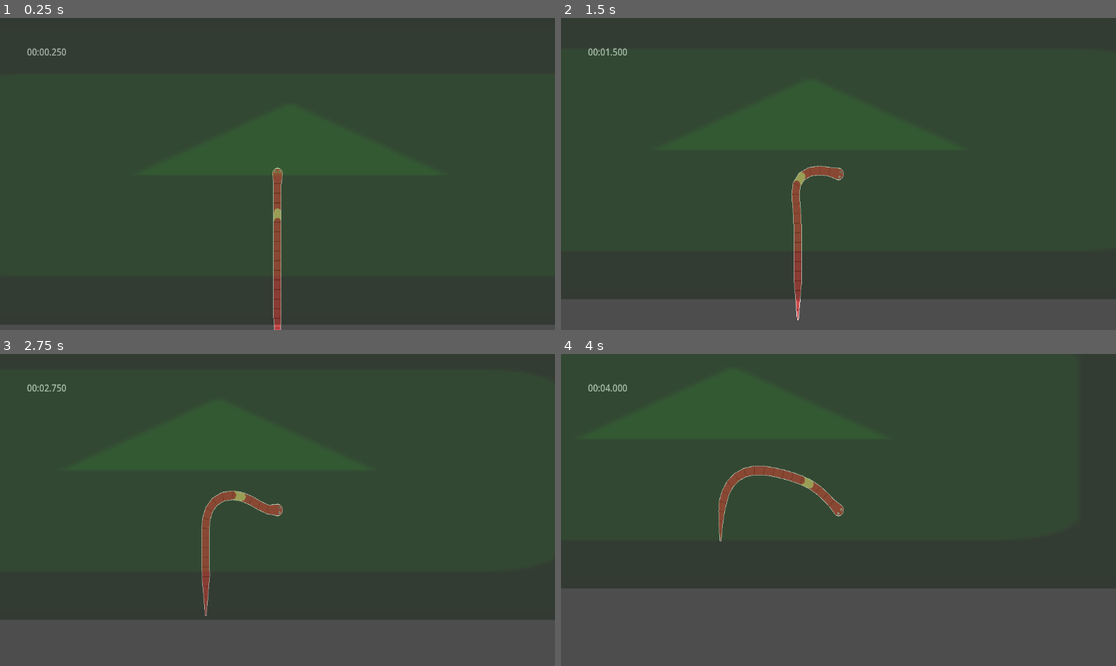
Above: before the commit, frames 1-4 (two rows, left to right).
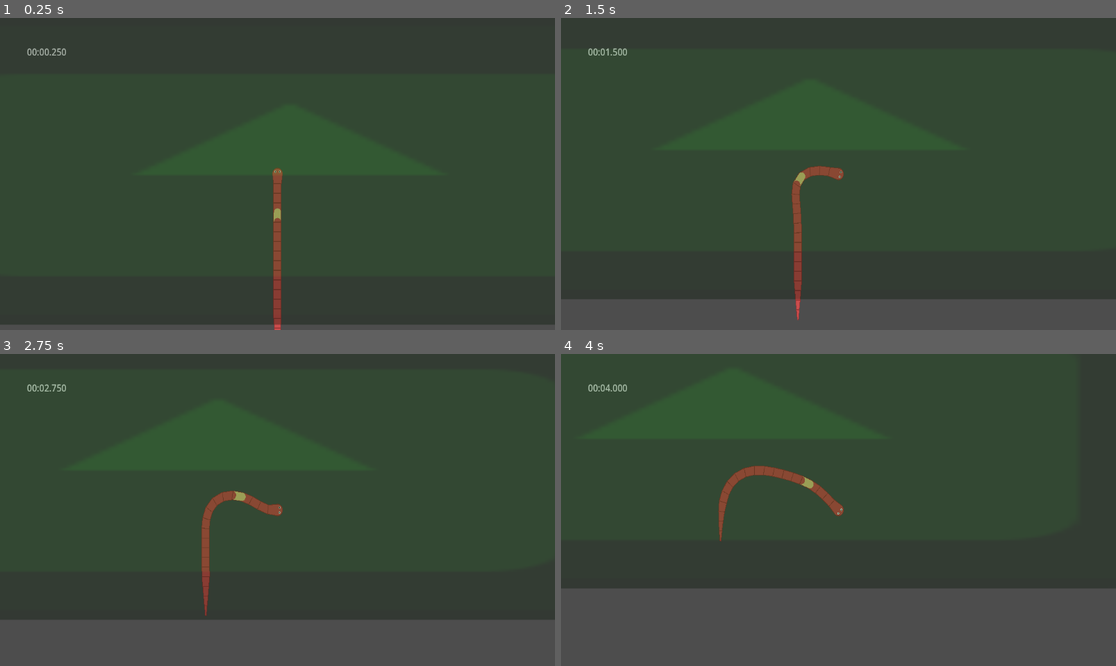
Above: after the commit, the same moments.

Repository: antax02/Mask-Spelet
Game: Godot game, scene res://Scene/main.tscn
Two runs of this game, one before a commit and one after it. Both use one fixed random seed, a clock stepped at 60 frames per second and the inputs below. The engine's default icon, where the game draws it, is replaced by a stand-in: a white triangle on a blue panel in a dark square.
Inputs (mouse positions are in pixels of both pictures, inside the frame that each line leads up to):
- Up to frame 1 (0.25 s): no input
- Up to frame 2 (1.5 s): move the mouse to (960, 158) at 0.52 s; move the mouse to (727, 189) at 1.27 s
- Up to frame 3 (2.75 s): move the mouse to (333, 441) at 2.02 s
- Up to frame 4 (4 s): move the mouse to (810, 572) at 2.77 s; move the mouse to (1005, 556) at 3.52 s

The runs differ from the first frame. In frame 1, 0.1% of the frame differs, in the area x 49-51%, y 47-100%; in frame 2, 0.2%; in frame 3, 0.2%, in the area x 36-51%, y 43-84%; in frame 4, 0.2%.

Commit message:
worm tweeks

Diff:
--- a/Scene/main.tscn
+++ b/Scene/main.tscn
@@ -9,7 +9,7 @@
 
 [node name="Worm" parent="." instance=ExtResource("1_f6udf")]
 position = Vector2(482, 459)
-scale = Vector2(0.5, 0.5743592)
+scale = Vector2(0.5, 0.574359)
 max_speed = 450.0
 
 [node name="Timer" parent="Worm" instance=ExtResource("4_3amdw")]
@@ -22,161 +22,161 @@
 
 [node name="GroundBasic" parent="Ground" instance=ExtResource("2_sblpm")]
 position = Vector2(508, 464)
-scale = Vector2(16.296297, 5.0035853)
+scale = Vector2(16.2963, 5.00359)
 
 [node name="GroundBasic2" parent="Ground" instance=ExtResource("2_sblpm")]
-position = Vector2(772.99994, -156)
-scale = Vector2(1.1202881, 2.8608737)
+position = Vector2(773, -156)
+scale = Vector2(1.12029, 2.86087)
 
 [node name="GroundBasic3" parent="Ground" instance=ExtResource("2_sblpm")]
-position = Vector2(367.00003, -349.00003)
-scale = Vector2(3.1197784, 2.1364853)
+position = Vector2(367, -349)
+scale = Vector2(3.11978, 2.13649)
 
 [node name="GroundBasic4" parent="Ground" instance=ExtResource("2_sblpm")]
-position = Vector2(122.99994, -833)
-rotation = 0.40673026
-scale = Vector2(1.0164595, 5.6585016)
+position = Vector2(123, -833)
+rotation = 0.40673
+scale = Vector2(1.01646, 5.6585)
 
 [node name="GroundBasic5" parent="Ground" instance=ExtResource("2_sblpm")]
-position = Vector2(164.99998, -1619)
-rotation = -0.6438936
-scale = Vector2(1.0164595, 5.6585016)
+position = Vector2(165, -1619)
+rotation = -0.643894
+scale = Vector2(1.01646, 5.6585)
 
 [node name="GroundBasic6" parent="Ground" instance=ExtResource("2_sblpm")]
 position = Vector2(-487, -2143)
-rotation = -0.6438936
-scale = Vector2(1.0164595, 5.6585016)
+rotation = -0.643894
+scale = Vector2(1.01646, 5.6585)
 
 [node name="GroundBasic7" parent="Ground" instance=ExtResource("2_sblpm")]
-position = Vector2(-922.0001, -2878)
-rotation = 0.053460598
-scale = Vector2(1.750323, 3.1492395)
+position = Vector2(-922, -2878)
+rotation = 0.0534606
+scale = Vector2(1.75032, 3.14924)
 
 [node name="GroundBasic8" parent="Ground" instance=ExtResource("2_sblpm")]
-position = Vector2(-879.99994, -3600.9998)
-rotation = 0.053460598
-scale = Vector2(1.750323, 3.1492395)
+position = Vector2(-880, -3601)
+rotation = 0.0534606
+scale = Vector2(1.75032, 3.14924)
 
 [node name="GroundBasic9" parent="Ground" instance=ExtResource("2_sblpm")]
-position = Vector2(-288, -3959.9995)
-rotation = 0.053460598
-scale = Vector2(1.750323, 3.1492395)
+position = Vector2(-288, -3960)
+rotation = 0.0534606
+scale = Vector2(1.75032, 3.14924)
 
 [node name="GroundBasic10" parent="Ground" instance=ExtResource("2_sblpm")]
-position = Vector2(357, -3598.9993)
-rotation = 0.053460598
-scale = Vector2(1.750323, 3.1492395)
+position = Vector2(357, -3599)
+rotation = 0.0534606
+scale = Vector2(1.75032, 3.14924)
 
 [node name="GroundBasic11" parent="Ground" instance=ExtResource("2_sblpm")]
-position = Vector2(1070, -2907.0002)
-rotation = -0.5870724
-scale = Vector2(1.750323, 5.1126175)
+position = Vector2(1070, -2907)
+rotation = -0.587072
+scale = Vector2(1.75032, 5.11262)
 
 [node name="GroundBasic12" parent="Ground" instance=ExtResource("2_sblpm")]
-position = Vector2(1868.0001, -2444)
-rotation = -1.4492475
-scale = Vector2(1.750323, 5.1126175)
+position = Vector2(1868, -2444)
+rotation = -1.44925
+scale = Vector2(1.75032, 5.11262)
 
 [node name="GroundBasic13" parent="Ground" instance=ExtResource("2_sblpm")]
-position = Vector2(2754, -2519.0002)
-rotation = -1.911304
-scale = Vector2(1.750323, 5.1126175)
+position = Vector2(2754, -2519)
+rotation = -1.9113
+scale = Vector2(1.75032, 5.11262)
 
 [node name="GroundBasic14" parent="Ground" instance=ExtResource("2_sblpm")]
 position = Vector2(3494, -2945)
-rotation = -2.2814481
-scale = Vector2(1.750323, 5.1126175)
+rotation = -2.28145
+scale = Vector2(1.75032, 5.11262)
 
 [node name="GroundBasic15" parent="Ground" instance=ExtResource("2_sblpm")]
-position = Vector2(4232.9995, -3605.0002)
-rotation = -2.2814481
-scale = Vector2(0.691944, 5.1126175)
+position = Vector2(4233, -3605)
+rotation = -2.28145
+scale = Vector2(0.691944, 5.11262)
 
 [node name="GroundBasic16" parent="Ground" instance=ExtResource("2_sblpm")]
 position = Vector2(4462, -4123)
-rotation = -0.83864427
-scale = Vector2(0.691944, 5.1126175)
+rotation = -0.838644
+scale = Vector2(0.691944, 5.11262)
 
 [node name="GroundBasic17" parent="Ground" instance=ExtResource("2_sblpm")]
-position = Vector2(3945.0002, -4580)
-rotation = -0.83864427
-scale = Vector2(0.691944, 1.2620182)
+position = Vector2(3945, -4580)
+rotation = -0.838644
+scale = Vector2(0.691944, 1.26202)
 
 [node name="GroundBasic18" parent="Ground" instance=ExtResource("2_sblpm")]
-position = Vector2(3531.0005, -4728.0005)
-rotation = -0.83864427
-scale = Vector2(0.691944, 1.2620182)
+position = Vector2(3531, -4728)
+rotation = -0.838644
+scale = Vector2(0.691944, 1.26202)
 
 [node name="GroundBasic19" parent="Ground" instance=ExtResource("2_sblpm")]
-position = Vector2(3023.0002, -4758)
-rotation = -0.83864427
-scale = Vector2(0.691944, 1.2620182)
+position = Vector2(3023, -4758)
+rotation = -0.838644
+scale = Vector2(0.691944, 1.26202)
 
 [node name="GroundBasic20" parent="Ground" instance=ExtResource("2_sblpm")]
-position = Vector2(2737.0002, -4827)
-rotation = -0.83864427
-scale = Vector2(0.691944, 1.2620182)
+position = Vector2(2737, -4827)
+rotation = -0.838644
+scale = Vector2(0.691944, 1.26202)
 
 [node name="GroundBasic21" parent="Ground" instance=ExtResource("2_sblpm")]
-position = Vector2(2306.0002, -4563)
-rotation = -0.83864427
-scale = Vector2(-4.557837, 1.5505149)
+position = Vector2(2306, -4563)
+rotation = -0.838644
+scale = Vector2(-4.55784, 1.55051)
 
 [node name="GroundBasic22" parent="Ground" instance=ExtResource("2_sblpm")]
-position = Vector2(2009.0001, -4738)
-rotation = -0.83864427
-scale = Vector2(0.691944, 1.2620182)
+position = Vector2(2009, -4738)
+rotation = -0.838644
+scale = Vector2(0.691944, 1.26202)
 
 [node name="GroundBasic23" parent="Ground" instance=ExtResource("2_sblpm")]
-position = Vector2(1837.0001, -4930)
-rotation = -0.83864427
-scale = Vector2(0.691944, 1.2620182)
+position = Vector2(1837, -4930)
+rotation = -0.838644
+scale = Vector2(0.691944, 1.26202)
 
 [node name="GroundBasic24" parent="Ground" instance=ExtResource("2_sblpm")]
-position = Vector2(1705.0001, -5183)
-rotation = -0.83864427
-scale = Vector2(0.691944, 1.2620182)
+position = Vector2(1705, -5183)
+rotation = -0.838644
+scale = Vector2(0.691944, 1.26202)
 
 [node name="GroundBasic25" parent="Ground" instance=ExtResource("2_sblpm")]
 position = Vector2(1646, -5431)
-rotation = -0.83864427
-scale = Vector2(0.691944, 1.2620182)
+rotation = -0.838644
+scale = Vector2(0.691944, 1.26202)
 
 [node name="GroundBasic26" parent="Ground" instance=ExtResource("2_sblpm")]
-position = Vector2(1600.0002, -5689.9995)
-rotation = -0.83864427
-scale = Vector2(0.691944, 1.2620182)
+position = Vector2(1600, -5690)
+rotation = -0.838644
+scale = Vector2(0.691944, 1.26202)
 
 [node name="GroundBasic27" parent="Ground" instance=ExtResource("2_sblpm")]
-position = Vector2(1569.0004, -5922)
-rotation = -0.83864427
-scale = Vector2(0.691944, 1.2620182)
+position = Vector2(1569, -5922)
+rotation = -0.838644
+scale = Vector2(0.691944, 1.26202)
 
 [node name="GroundBasic28" parent="Ground" instance=ExtResource("2_sblpm")]
-position = Vector2(1576.0004, -6136)
-rotation = -0.83864427
-scale = Vector2(0.691944, 1.2620182)
+position = Vector2(1576, -6136)
+rotation = -0.838644
+scale = Vector2(0.691944, 1.26202)
 
 [node name="GroundBasic29" parent="Ground" instance=ExtResource("2_sblpm")]
-position = Vector2(1629.0001, -6309)
-rotation = -0.83864427
-scale = Vector2(0.691944, 1.2620182)
+position = Vector2(1629, -6309)
+rotation = -0.838644
+scale = Vector2(0.691944, 1.26202)
 
 [node name="GroundBasic30" parent="Ground" instance=ExtResource("2_sblpm")]
-position = Vector2(1766, -6430.0005)
-rotation = -0.83864427
-scale = Vector2(0.691944, 1.2620182)
+position = Vector2(1766, -6430)
+rotation = -0.838644
+scale = Vector2(0.691944, 1.26202)
 
 [node name="GroundBasic31" parent="Ground" instance=ExtResource("2_sblpm")]
-position = Vector2(1934.0007, -6493.0005)
-rotation = -0.83864427
-scale = Vector2(0.691944, 1.2620182)
+position = Vector2(1934, -6493)
+rotation = -0.838644
+scale = Vector2(0.691944, 1.26202)
 
 [node name="GroundBasic32" parent="Ground" instance=ExtResource("2_sblpm")]
-position = Vector2(2169.0002, -6505.0005)
-rotation = -0.83864427
-scale = Vector2(0.691944, 1.2620182)
+position = Vector2(2169, -6505)
+rotation = -0.838644
+scale = Vector2(0.691944, 1.26202)
 
 [node name="FinishLine" parent="." instance=ExtResource("3_2wwxx")]
 position = Vector2(2501, -6417)
-scale = Vector2(2.8441482, 2.1580865)
+scale = Vector2(2.84415, 2.15809)
--- a/antons mapp/worm.gd
+++ b/antons mapp/worm.gd
@@ -6,7 +6,7 @@
 @export var segment_radius: float = 15.0  # Visual radius of each segment
 @export var head_radius: float = 20.0  # Slightly bigger head
 @export var worm_color: Color = Color(0.8, 0.3, 0.3)  # Reddish color
-@export var outline_color: Color = Color.WHITE
+@export var outline_color: Color = Color(0.6, 0.2, 0.2)
 @export var outline_width: float = 2.0
 
 # --- New Visual Properties ---
--- a/project.godot
+++ b/project.godot
@@ -12,7 +12,7 @@
 
 config/name="Mask Spelet"
 run/main_scene="uid://l5xwkiyk7f8m"
-config/features=PackedStringArray("4.5", "Forward Plus")
+config/features=PackedStringArray("4.4", "Forward Plus")
 config/icon="res://icon.svg"
 
 [input]
Not shown, changed: icon.svg.import
